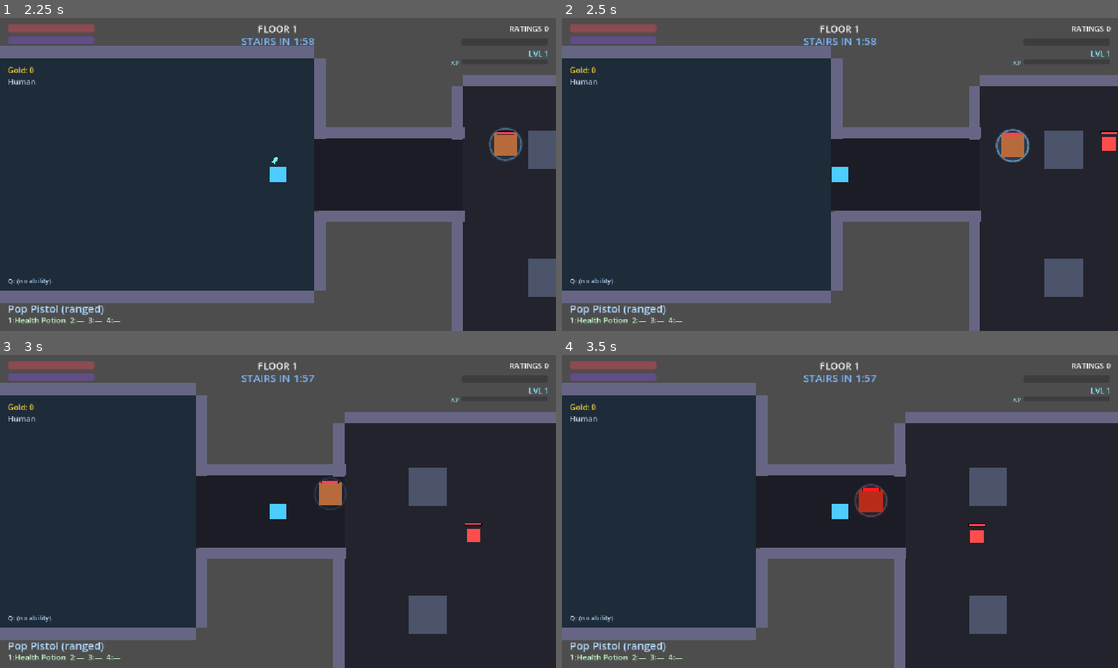
Above: before the commit, frames 1-4 (two rows, left to right).
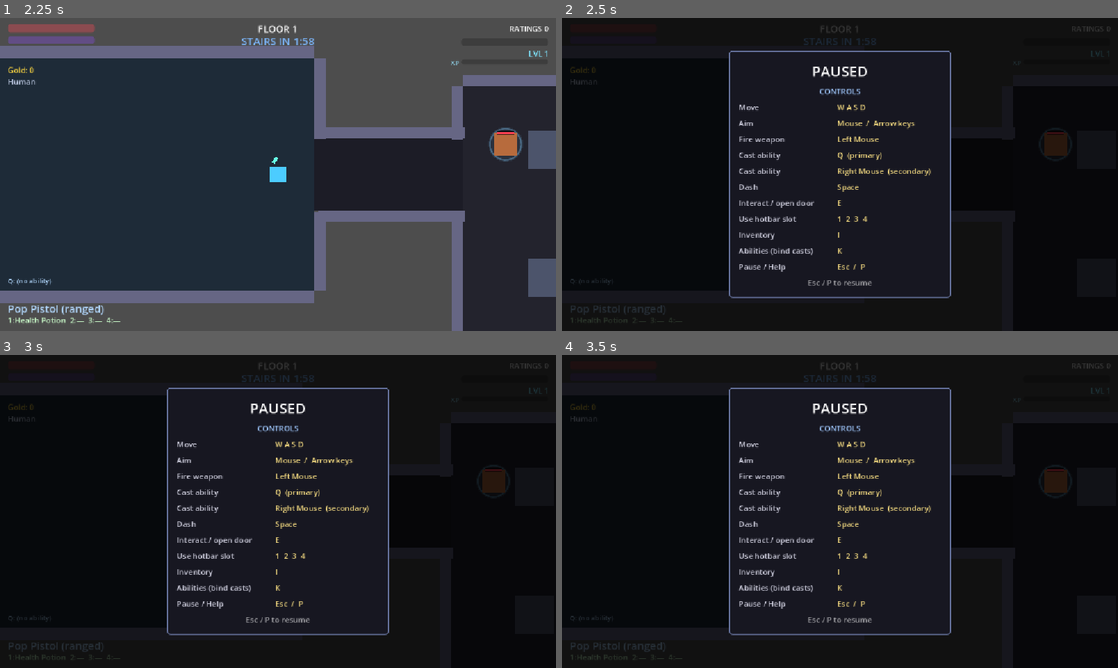
Above: after the commit, the same moments.

Repository: nderman/dungeon-grinder-cal
Game: Godot game, scene res://Floor.tscn
Same seed, same stepped clock (60 frames per second), same inputs: the game is played once before the commit and once after it.
Inputs (mouse positions are in pixels of both pictures, inside the frame that each line leads up to):
- Up to frame 1 (2.25 s): tap Enter (ui_accept) at 0.5, 0.77, 2 s; move the mouse to (400, 158) at 0.52 s; hold D (move_right) 0.53-1.25 s; hold K (abilities) 0.53-1.25 s; click (400, 158) at 0.67 s; tap P at 0.8 s; drag from (166, 190) to (250, 237) at 1.27 s; move the mouse to (333, 105) at 2.02 s; hold D (move_right) from 2.03 s (still down); hold K (abilities) from 2.03 s (still down); click (333, 105) at 2.17 s
- Up to frame 2 (2.5 s): keep holding D (move_right); keep holding K (abilities); tap P at 2.3 s
- Up to frame 3 (3 s): release D (move_right) at 2.75 s; release K (abilities) at 2.75 s; drag from (250, 574) to (111, 464) at 2.77 s
- Up to frame 4 (3.5 s): no input

Frame 1 is identical in both runs. In frame 2, 80% of the frame differs, in the area x 0-100%, y 0-100%; in frame 3, 83%; in frame 4, 83%.

Commit message:
Pause menu + controls/help overlay (Esc / P)
Esc or P pauses the run and shows a PAUSED overlay that doubles as the controls
help screen (move/aim/fire/cast/dash/interact/hotbar/inventory/abilities/pause) —
handy for web players landing cold. PROCESS_MODE_ALWAYS so it keeps taking input
while the tree is frozen, owns get_tree().paused, won't stack over an open
inventory/abilities menu, and un-pauses on _exit_tree so a floor change/death
can't leave the next scene stuck frozen. README controls updated (RMB cast + pause).

Co-Authored-By: Claude Opus 4.8 (1M context) <noreply@anthropic.com>

Diff:
--- a/game-client/entities/player/Player.gd
+++ b/game-client/entities/player/Player.gd
@@ -46,6 +46,7 @@
 var _abilities_panel: AbilitiesPanel  # toggled with the abilities key
 var _class_panel: ClassSelectPanel    # floor-3 class pick (DCC); created only when owed
 var _loot_reveal_panel: LootRevealPanel   # the Safe-Room box-opening reveal
+var _pause_menu: PauseMenu                # Esc/P pause overlay + controls help (self-manages input)
 var _ability_cd_until: Dictionary = {}   # ability id -> wall-clock (s) it's castable again
 
 # Potion sickness: drinking a potion before its cool-down (GameManager) ends inflicts Poison —
@@ -71,6 +72,8 @@
 	add_child(_abilities_panel)
 	_loot_reveal_panel = LootRevealPanel.new()
 	add_child(_loot_reveal_panel)
+	_pause_menu = PauseMenu.new()
+	add_child(_pause_menu)
 	health_comp.health_depleted.connect(_on_death)
 	# DCC: reaching Floor 3 classless -> the System makes you pick a class now (mandatory modal).
 	if GameManager.needs_class_selection():
--- /dev/null
+++ b/game-client/ui/PauseMenu.gd
@@ -0,0 +1,75 @@
+# PauseMenu.gd
+# Esc / P pauses the Episode and shows this overlay — which doubles as the controls/help screen
+# (handy for web players who land cold). PROCESS_MODE_ALWAYS so it keeps taking input while the rest
+# of the tree is frozen; it owns the get_tree().paused flag. Won't open over another menu (inventory/
+# abilities) — close that first — so the pause key never stacks modals.
+extends ModalPanel
+class_name PauseMenu
+
+const CONTROLS := [
+	["Move", "W A S D"],
+	["Aim", "Mouse  /  Arrow keys"],
+	["Fire weapon", "Left Mouse"],
+	["Cast ability", "Q  (primary)"],
+	["Cast ability", "Right Mouse  (secondary)"],
+	["Dash", "Space"],
+	["Interact / open door", "E"],
+	["Use hotbar slot", "1  2  3  4"],
+	["Inventory", "I"],
+	["Abilities (bind casts)", "K"],
+	["Pause / Help", "Esc  /  P"],
+]
+
+func _ready() -> void:
+	process_mode = Node.PROCESS_MODE_ALWAYS   # keep running input while the game is paused
+	var box := _build_frame(460.0, 12)
+	add_title(box, "PAUSED")
+
+	var head := Label.new()
+	head.text = "CONTROLS"
+	head.add_theme_font_size_override("font_size", 16)
+	head.modulate = Color(0.6, 0.75, 0.95)
+	head.horizontal_alignment = HORIZONTAL_ALIGNMENT_CENTER
+	box.add_child(head)
+
+	for pair in CONTROLS:
+		var row := HBoxContainer.new()
+		row.add_theme_constant_override("separation", 14)
+		var act := Label.new()
+		act.text = String(pair[0])
+		act.custom_minimum_size.x = 190
+		act.modulate = Color(0.82, 0.82, 0.88)
+		row.add_child(act)
+		var bind := Label.new()
+		bind.text = String(pair[1])
+		bind.modulate = Color(0.95, 0.85, 0.5)
+		row.add_child(bind)
+		box.add_child(row)
+
+	add_hint(box, "Esc / P to resume")
+
+# Always listening (PROCESS_MODE_ALWAYS): toggle pause on Esc / P, in or out of a paused state.
+func _input(event: InputEvent) -> void:
+	if event is InputEventKey and event.pressed and not event.echo and (event.keycode == KEY_ESCAPE or event.keycode == KEY_P):
+		if _toggle_pause():
+			get_viewport().set_input_as_handled()   # only swallow the key when we actually acted on it
+
+# Returns true if it paused or resumed; false if blocked (another menu open) so the key falls through.
+func _toggle_pause() -> bool:
+	if visible:
+		get_tree().paused = false   # clear the flag BEFORE hiding, so un-pause never hinges on `visible`
+		close()
+		return true
+	elif not ModalPanel.any_open():   # don't stack the pause overlay over an open inventory/abilities menu
+		toggle()
+		get_tree().paused = true
+		return true
+	return false
+
+# Safety: clear the SceneTree pause flag whenever this menu leaves the tree (floor change / death) —
+# it survives change_scene_to_file, so a stale `paused=true` would boot the next scene frozen. Cleared
+# unconditionally (this menu owns the flag) rather than hinging on `visible`.
+func _exit_tree() -> void:
+	if get_tree() != null:
+		get_tree().paused = false
+	super()
Not shown, added: game-client/ui/PauseMenu.gd.uid
Not shown, changed: README.md
